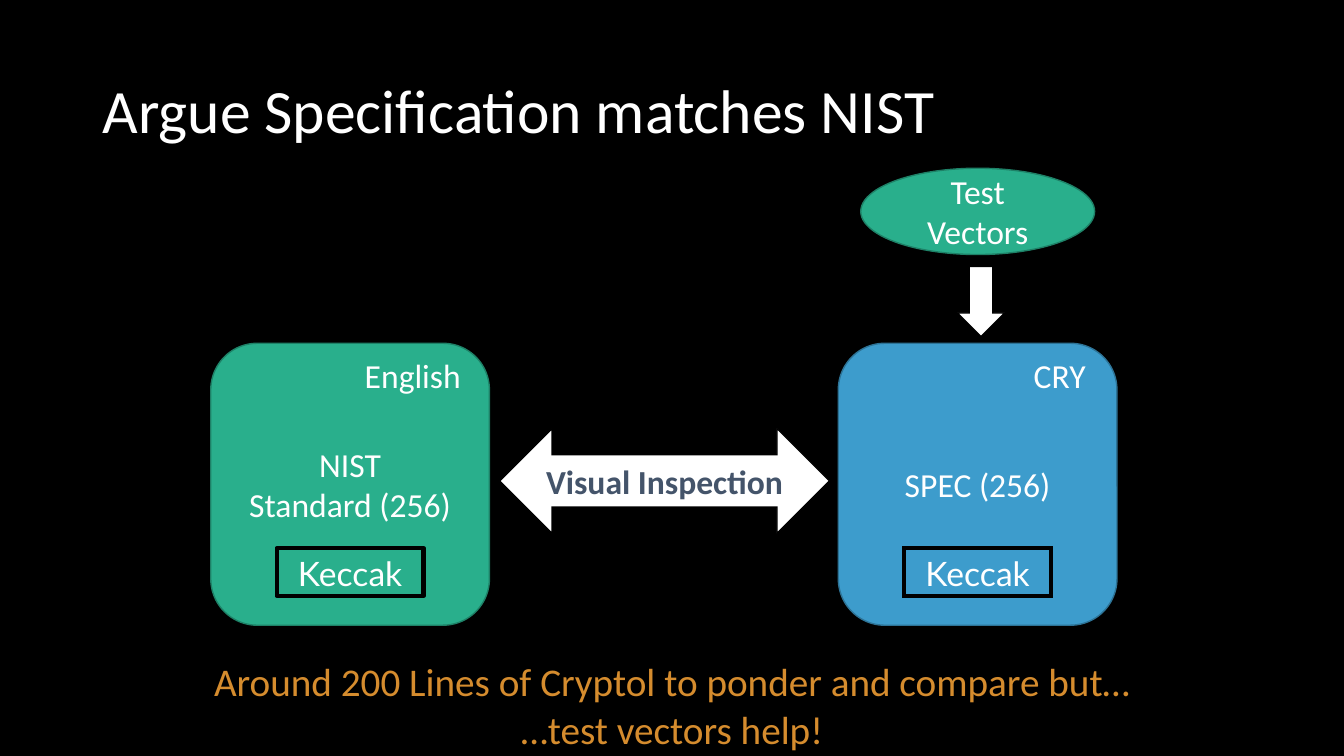
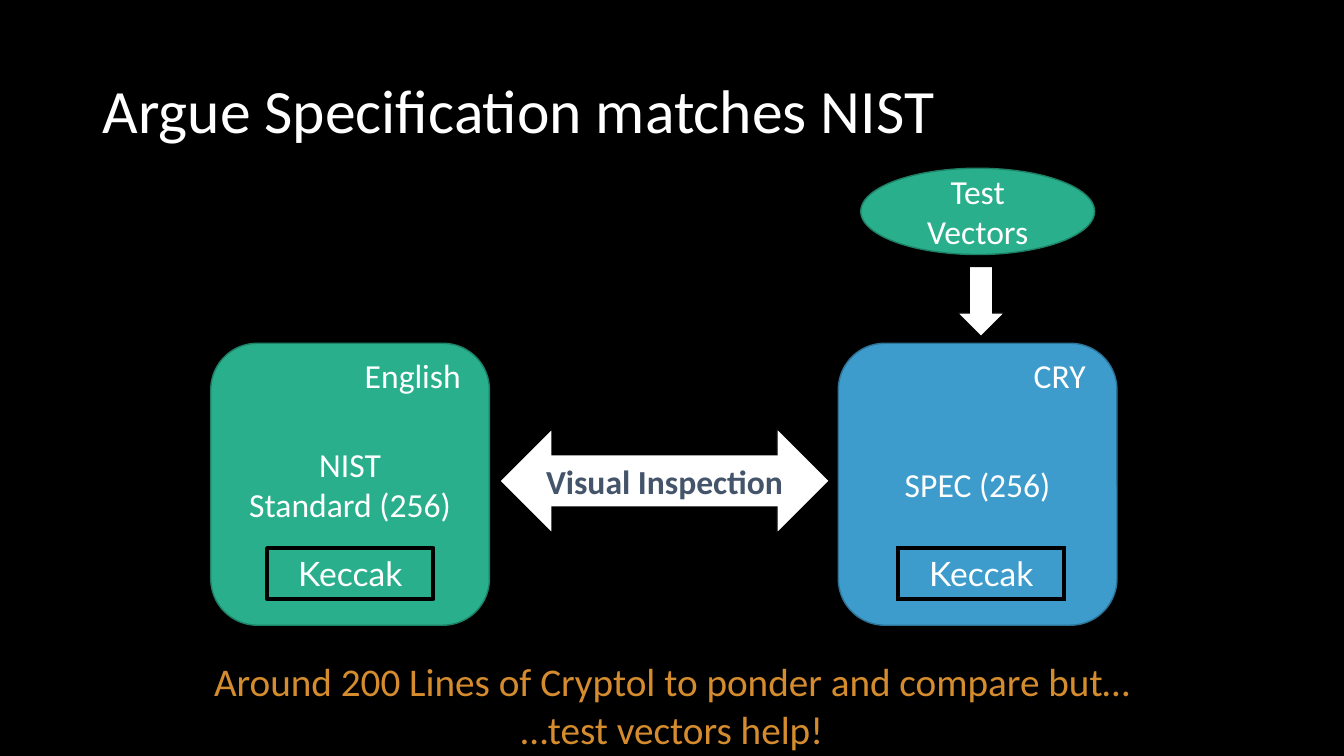
Before and after one commit to ericmercer/sha3-verification, a slide deck: slide 12 of presentation/SPIN2022.pptx. Drawn at 1344x756 pixels with LibreOffice and Linux fonts; fonts in the diff are those of the drawing. Boxes give left, top, right and bottom in pixels: in the first picture for what was removed or moved away, otherwise in the second. Text is boxed around its words. In the diff, an @@ line names an element or a change of style, - is before the commit and + after.

```diff
--- a/presentation/SPIN2022.pptx
+++ b/presentation/SPIN2022.pptx
@@ rectangle "Keccak": place and size @@
-rectangle "Keccak" at [277, 548, 424, 596]
+rectangle "Keccak" at [267, 548, 434, 599]
@@ rectangle "Keccak": place and size @@
-rectangle "Keccak" at [904, 548, 1052, 596]
+rectangle "Keccak" at [898, 548, 1065, 599]
```
Also in this commit, not shown: 5 other slides changed.
